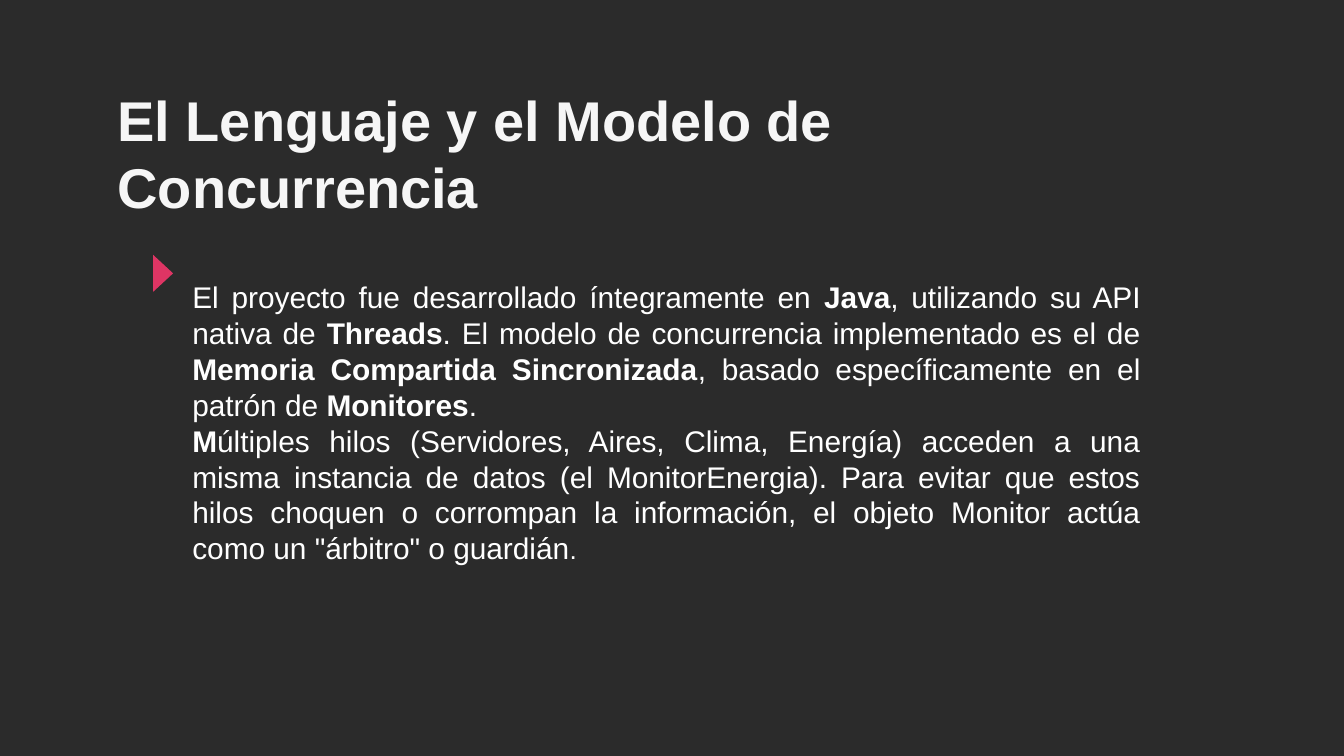
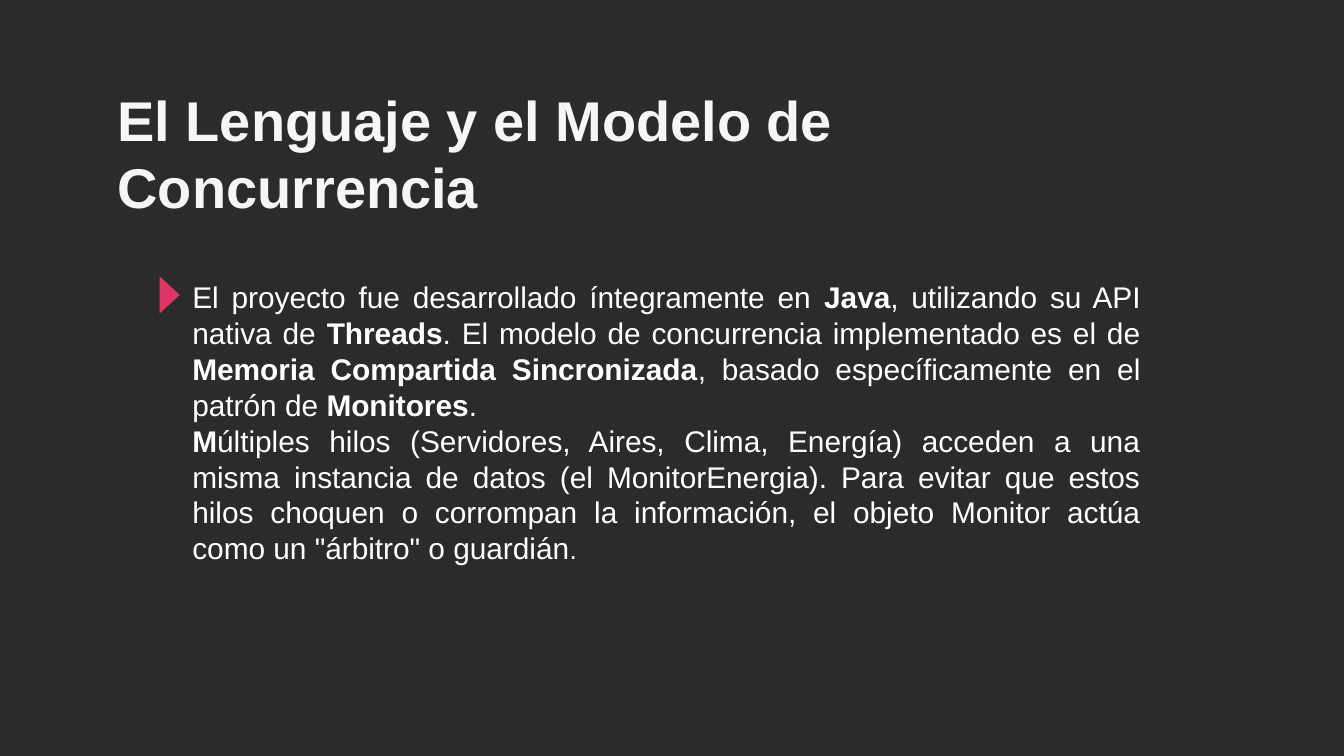
Before and after one commit to Juanpasq/concurrente-datacenter, a slide deck: slide 5 of documentacion/datacenter-final.pptx. Drawn at 1344x756 pixels with LibreOffice and Linux fonts; fonts in the diff are those of the drawing; background and template pictures are left out; a plain dark background stands for a picture behind light text. Boxes give left, top, right and bottom in pixels: in the first picture for what was removed or moved away, otherwise in the second. Text is boxed around its words. In the diff, an @@ line names an element or a change of style, - is before the commit and + after.

```diff
--- a/documentacion/datacenter-final.pptx
+++ b/documentacion/datacenter-final.pptx
@@ triangle: place and size @@
-triangle at [154, 255, 174, 292]
+triangle at [159, 276, 179, 314]
```
Also in this commit, not shown: 1 other slide changed, 1 other file.
